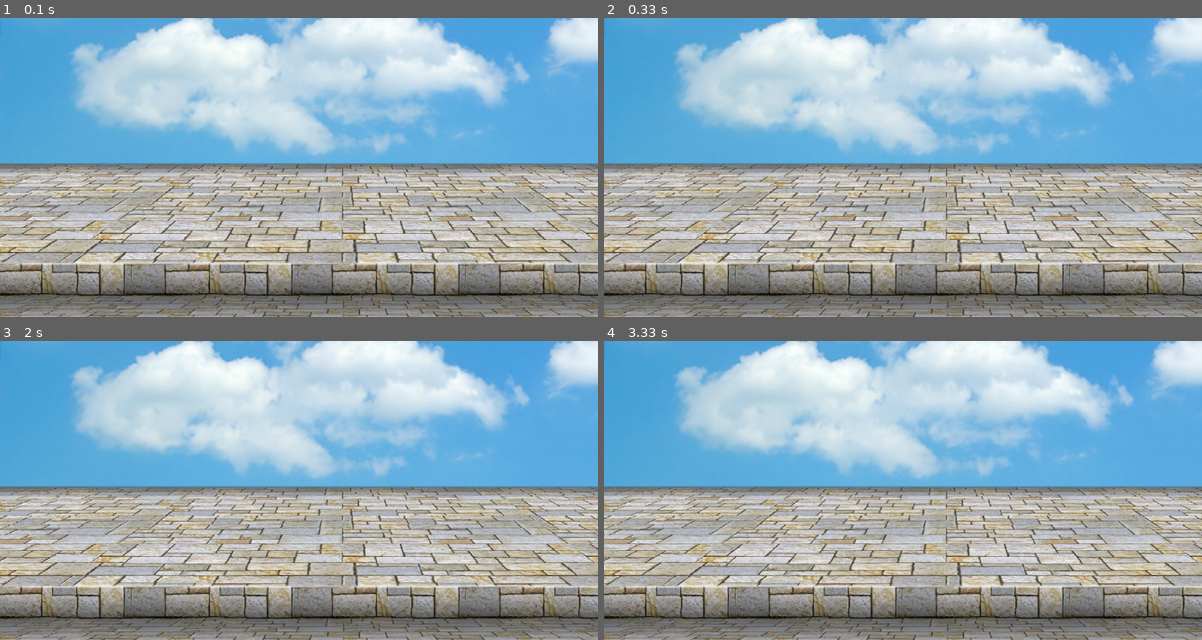
Above: before the commit, frames 1-4 (two rows, left to right).
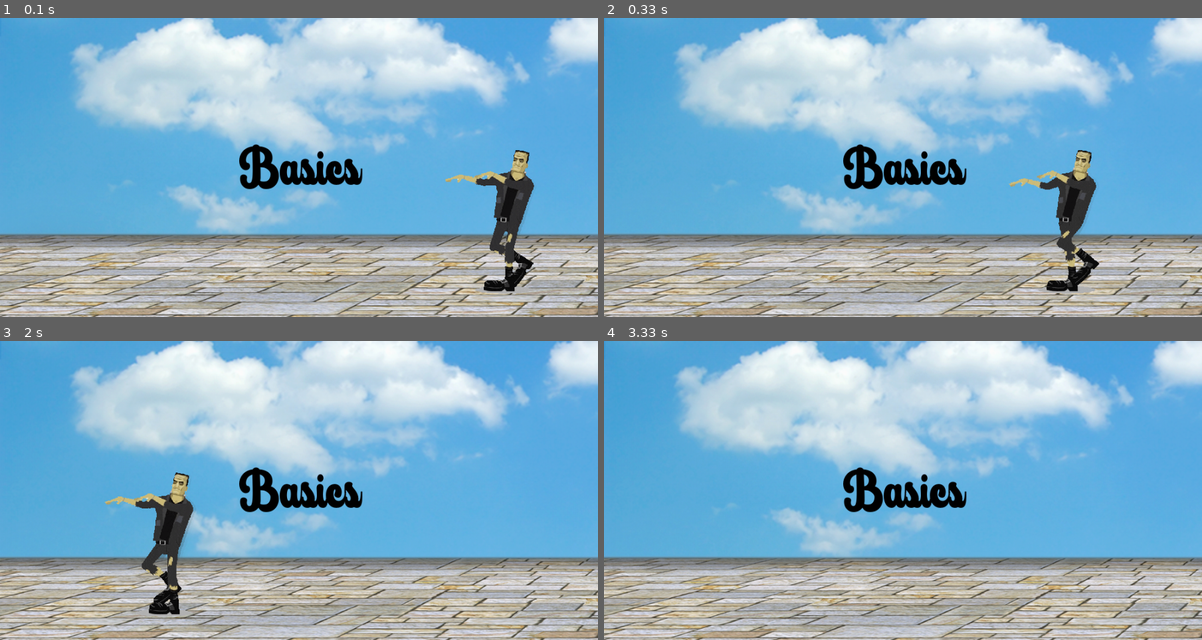
Above: after the commit, the same moments.

Repository: kevinotah/learning-pygame
Game: pygame game, started from basics.py
Same seed, same stepped clock (60 frames per second), same inputs: the game is played once before the commit and once after it.
Inputs:
- Up to frame 1 (0.1 s): no input
- Up to frame 2 (0.33 s): no input
- Up to frame 3 (2 s): no input
- Up to frame 4 (3.33 s): no input

The runs differ from the first frame. In frame 1, 48% of the frame differs, in the area x 0-100%, y 42-100%; in frame 2, 48%; in frame 3, 48%; in frame 4, 47%.

Commit message:
Added monster

Diff:
--- a/basics.py
+++ b/basics.py
@@ -1,4 +1,4 @@
-import pygame
+import pygame, os
 
 pygame.init()
 display = pygame.display.set_mode((1000, 500))
@@ -11,21 +11,40 @@
 
 clock = pygame.time.Clock()
 
+font = pygame.font.Font("retrovibes.ttf", 100)
+
 sky_surface = pygame.image.load('sky.png')
+ground_surface = pygame.image.load('pavement.png')
+text_surface = font.render("Basics", True, 'black')
+rect = text_surface.get_rect(center = (500, 250))
 
-ground_surface = pygame.image.load('pavement.png')
-ground_surface = pygame.transform.scale(ground_surface, (1200, 600))
-center = ground_surface.get_rect(center = (500, 250))
+folder = "monster"
+monster_frames = []
+for file in sorted(os.listdir(folder)):
+    monster = pygame.image.load(f"{folder}/{file}")
+    monster = pygame.transform.scale(monster, (300, 300))
+    monster_frames.append(monster)
 
 running = True
+i = 0
+x = 700
 while running:
+    if i >= len(monster_frames) - 1:
+        i = 0
+
+    clock.tick(60)
+
     for event in pygame.event.get():
         if event.type == pygame.QUIT:
             running = False
 
     display.blit(sky_surface, (-1, -1))
-    display.blit(ground_surface, center)
+    display.blit(ground_surface, (-20, -50))
+    display.blit(text_surface, rect)
+    display.blit(monster_frames[i], (x, 200))
+    i += 1
+    x -= 5
 
     pygame.display.update()
-    clock.tick(60)
+
 pygame.quit()
--- a/tempCodeRunnerFile.py
+++ b/tempCodeRunnerFile.py
@@ -1 +1,8 @@
-ground_surface
+import os, pygame
+folder = "monster"
+monster_frames = []
+for file in sorted(os.listdir(folder)):
+    monster_frames.append(pygame.image.load(f"{folder}/{file}"))
+
+for img in monster_frames:
+    print(img)
Binary file added: monster.gif
Binary file added: monster/frame_00_delay-0.07s.png
Binary file added: monster/frame_01_delay-0.06s.png
Binary file added: monster/frame_02_delay-0.07s.png
Binary file added: monster/frame_03_delay-0.07s.png
Binary file added: monster/frame_04_delay-0.06s.png
Binary file added: monster/frame_05_delay-0.07s.png
Binary file added: monster/frame_06_delay-0.07s.png
Binary file added: monster/frame_07_delay-0.06s.png
Binary file added: monster/frame_08_delay-0.07s.png
Binary file added: monster/frame_09_delay-0.07s.png
Binary file added: monster/frame_10_delay-0.06s.png
(and 37 more such lines)
